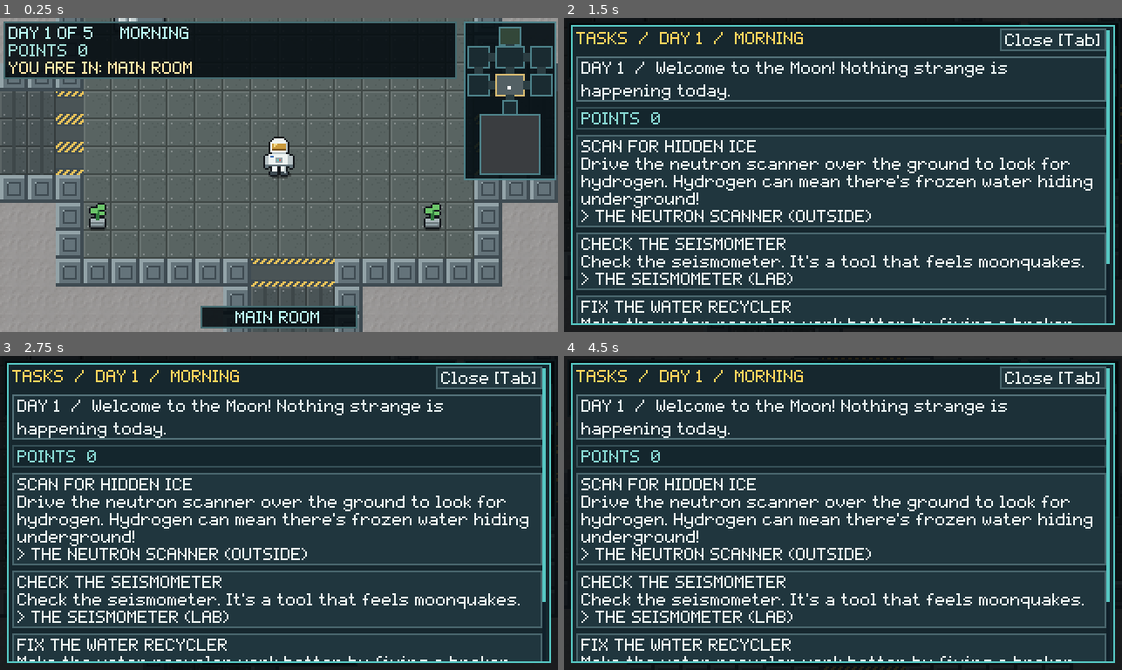
Above: before the commit, frames 1-4 (two rows, left to right).
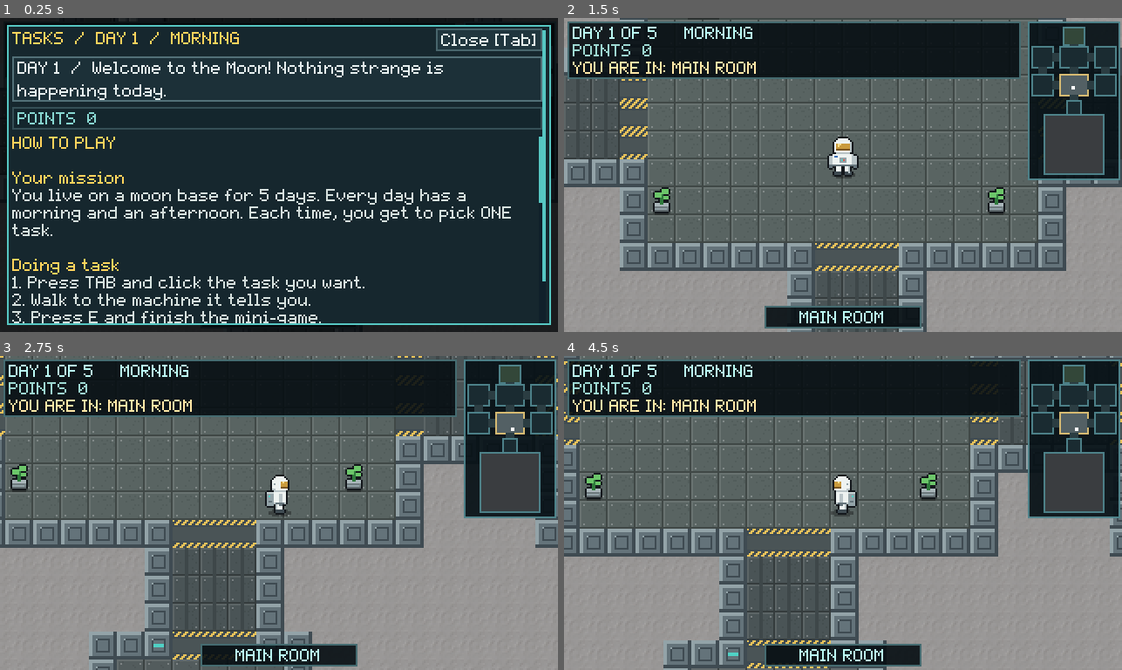
Above: after the commit, the same moments.

Repository: rahejaarya/WAAVES
Game: Godot game, scene res://scenes/main.tscn
Same seed, same stepped clock (60 frames per second), same inputs: the game is played once before the commit and once after it.
Inputs:
- Up to frame 1 (0.25 s): no input
- Up to frame 2 (1.5 s): tap Enter at 0.5 s; hold D (move_right) 0.53-1.28 s; hold E (interact) 0.53-1.28 s; hold S (move_down) from 1.28 s (still down); tap Tab (task_board) at 1.35 s
- Up to frame 3 (2.75 s): release S (move_down) at 2.03 s; hold D (move_right) from 2.03 s (still down); hold E (interact) from 2.03 s (still down)
- Up to frame 4 (4.5 s): release D (move_right) at 2.78 s; release E (interact) at 2.78 s; hold W (move_up) 2.78-3.53 s; tap Tab (task_board) at 2.85, 4.35 s; hold E (interact) 3.53-4.28 s; hold A (move_left) from 3.53 s (still down)

The runs differ from the first frame. In frame 1, 88% of the frame differs, in the area x 0-100%, y 0-100%; in frame 2, 88%; in frame 3, 89%; in frame 4, 89%.

Commit message:
Open How to Play when the game starts
The first game of a session opens straight to the How to Play screen
(the astronaut waits until it's closed). Play Again skips it.

Co-Authored-By: Claude Opus 5.5 <noreply@anthropic.com>

Diff:
--- a/scripts/campaign.gd
+++ b/scripts/campaign.gd
@@ -33,6 +33,9 @@
 var pinned_action_id := ""
 var active := false
 var ended := false
+# Shown once per session (Play Again doesn't show it again).
+static var intro_shown := false
+
 var final_status := ""
 var final_won := false
 var final_reason := ""
@@ -80,8 +83,19 @@
 	manual_text.meta_clicked.connect(_open_link)
 	learn_more.meta_clicked.connect(_open_link)
 	_prepare_slot()
-	# Start in the habitat so the player sees the world immediately.
 	_set_board_open(false)
+	# The first game of a session opens on How to Play. Deferred so main.gd has
+	# handed us the player first (it gets frozen while the screen is open).
+	if not intro_shown:
+		intro_shown = true
+		_show_how_to_play.call_deferred()
+
+
+func _show_how_to_play() -> void:
+	_set_board_open(true)
+	manual_panel.visible = true
+	manual_button.text = "Back to tasks"
+	_refresh_board()
 
 
 func _process(_delta: float) -> void:
